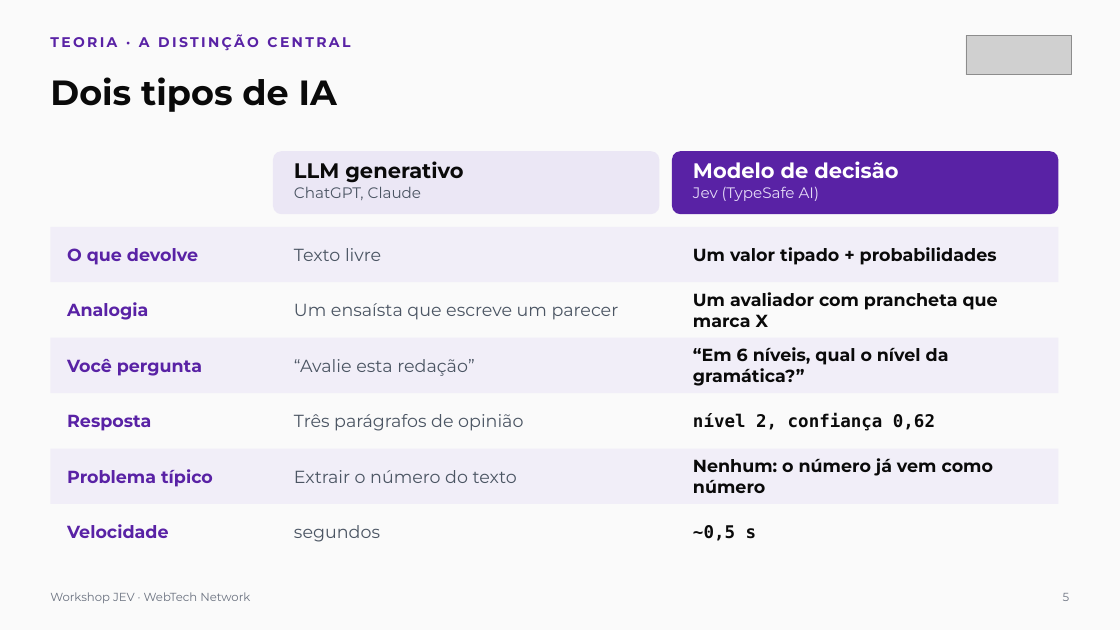
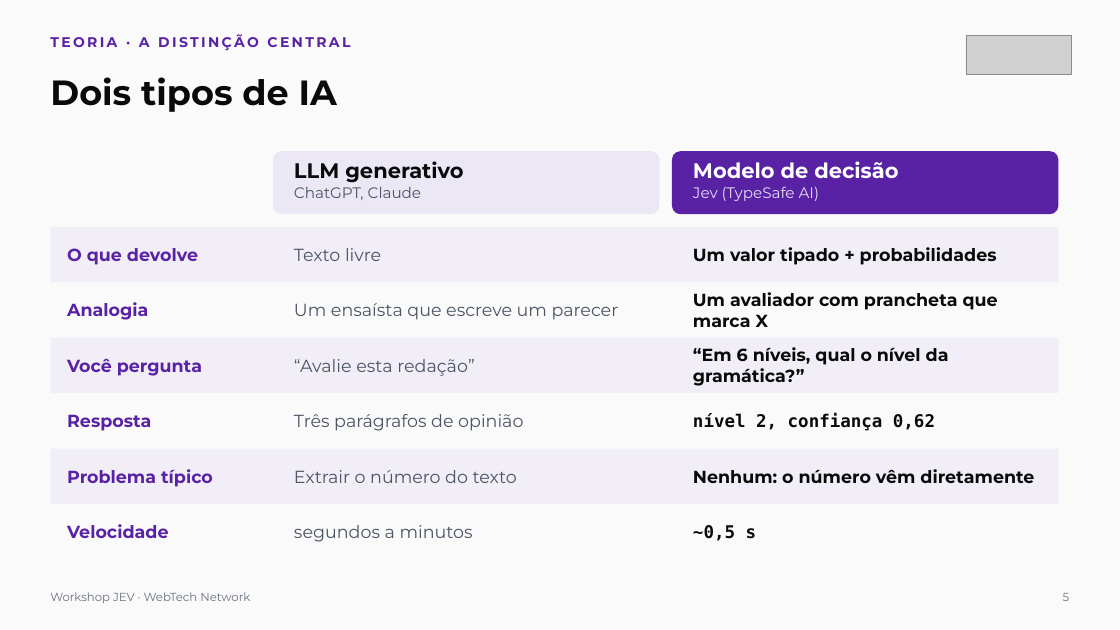
Before and after one commit to webtech-network/workshop-jev, a slide deck: slide 5 of docs/workshop-jev-apresentacao.pptx. Drawn at 1120x630 pixels with LibreOffice and Linux fonts; fonts in the diff are those of the drawing; grey boxes stand for pictures. Boxes give left, top, right and bottom in pixels: in the first picture for what was removed or moved away, otherwise in the second. Text is boxed around its words. In the diff, an @@ line names an element or a change of style, - is before the commit and + after.

```diff
--- a/docs/workshop-jev-apresentacao.pptx
+++ b/docs/workshop-jev-apresentacao.pptx
@@ text at (693,469,1034,483): text changed @@
-Nenhum: o número já vem como número
+Nenhum: o número vêm diretamente
@@ text at (294,525,473,542): text changed @@
-segundos
+segundos a minutos
```
Also in this commit, not shown: 22 other slides changed.
